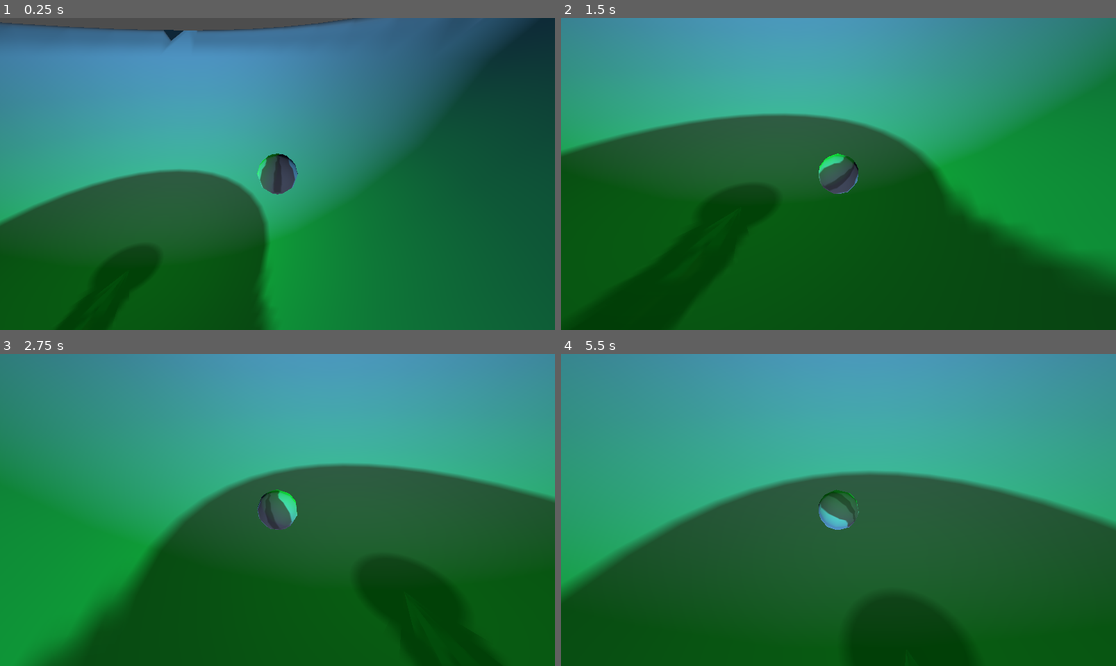
Above: before the commit, frames 1-4 (two rows, left to right).
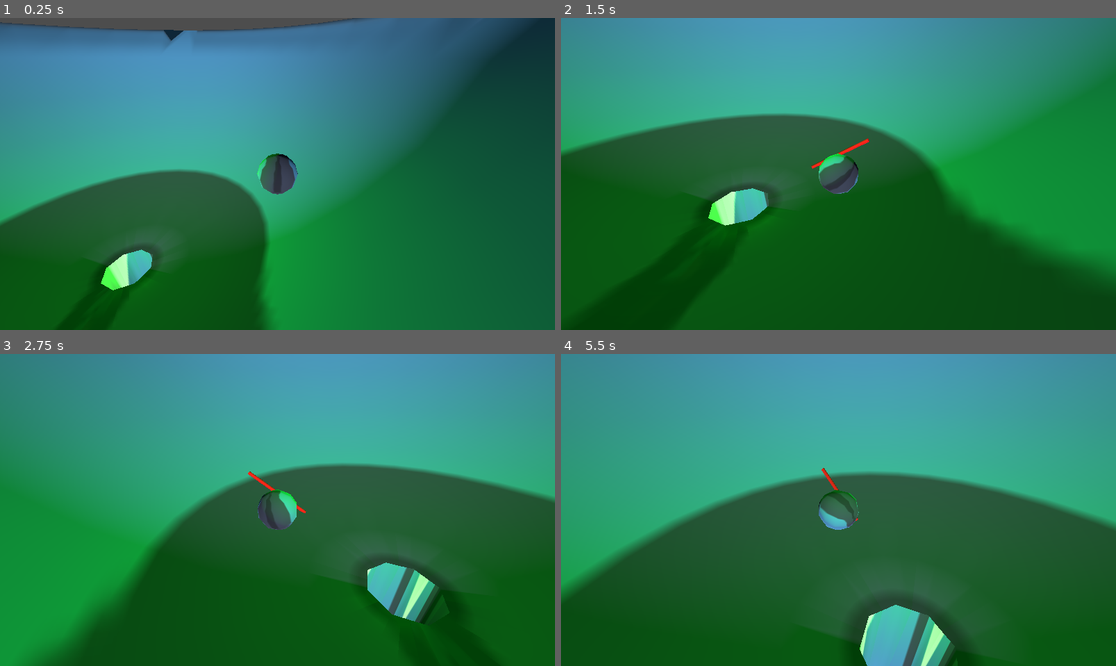
Above: after the commit, the same moments.

Repository: ZenithStar/ludum_dare_54
Game: Godot game, scene res://levels/test_level_3d.tscn
The game is run twice, just before and just after one commit, with the same random seed, the same clock (stepped at 60 frames per second) and the same inputs. The engine's default icon, where the game draws it, is replaced by a stand-in: a white triangle on a blue panel in a dark square.
Inputs (mouse positions are in pixels of both pictures, inside the frame that each line leads up to):
- Up to frame 1 (0.25 s): no input
- Up to frame 2 (1.5 s): move the mouse to (866, 174) at 0.52 s; hold W (move_forward) from 0.53 s (still down); move the mouse to (810, 174) at 1.27 s
- Up to frame 3 (2.75 s): keep holding W (move_forward); move the mouse to (288, 503) at 2.02 s
- Up to frame 4 (5.5 s): keep holding W (move_forward); move the mouse to (832, 516) at 2.77 s; move the mouse to (877, 513) at 3.52 s; move the mouse to (794, 506) at 4.27 s; move the mouse to (844, 510) at 5.02 s

The runs differ from the first frame. In frame 1, 1.1% of the frame differs, in the area x 18-31%, y 70-88%; in frame 2, 1.3%; in frame 3, 2.3%; in frame 4, 3.9%, in the area x 46-76%, y 36-100%.

Commit message:
Changing machines

Diff:
--- a/levels/test_level_3d.tscn
+++ b/levels/test_level_3d.tscn
@@ -13,6 +13,9 @@
 
 [sub_resource type="StandardMaterial3D" id="StandardMaterial3D_525wi"]
 albedo_texture = ExtResource("1_auorr")
+
+[sub_resource type="StandardMaterial3D" id="StandardMaterial3D_5gkg5"]
+albedo_color = Color(1, 0, 0, 1)
 
 [node name="Node3D" type="Node3D"]
 
@@ -42,8 +45,17 @@
 radial_segments = 32
 rings = 16
 
+[node name="CSGCylinder3D" type="CSGCylinder3D" parent="CSGCombiner3D"]
+transform = Transform3D(1, 0, 0, 0, 1, 0, 0, 0, 1, 0, -5, 0)
+operation = 2
+radius = 0.75
+height = 10.0
+
 [node name="RollingBall" type="RigidBody3D" parent="."]
 transform = Transform3D(1, 0, 0, 0, 1, 0, 0, 0, 1, 5, -1, 0)
+continuous_cd = true
+max_contacts_reported = 8
+contact_monitor = true
 script = ExtResource("1_4gqk1")
 force_factor = 100.0
 
@@ -61,3 +73,9 @@
 script = ExtResource("2_al3sy")
 
 [node name="Camera3D" type="Camera3D" parent="RollingBall/CameraJoint"]
+
+[node name="ForceVector" type="CSGCylinder3D" parent="RollingBall"]
+transform = Transform3D(1, 0, 0, 0, 1, 0, 0, 0, 1, 5, -1, 0)
+top_level = true
+radius = 0.05
+material = SubResource("StandardMaterial3D_5gkg5")
--- a/scripts/RollingBall.gd
+++ b/scripts/RollingBall.gd
@@ -1,8 +1,22 @@
 class_name RollingBall extends RigidBody3D
 
-@export var force_factor: float = 10.0
+@export var force_factor: float = 20.0
 
-func _physics_process(delta):
+var force_vector: Vector3 = Vector3.ZERO
+
+func _process(delta):
+	var force_vector_display = force_vector / force_factor * 2.0
+	$ForceVector.position = position + (force_vector_display / 2.0)
+	$ForceVector.height = force_vector_display.length()
+	$ForceVector.look_at(force_vector_display)
+
+func _integrate_forces(state):
+	var mean_normal = Vector3.ZERO
+	for x in state.get_contact_count():
+		mean_normal += state.get_contact_impulse(x)
+	mean_normal = mean_normal.normalized()
+	var force_plane = Plane(mean_normal)
 	var force_input = Input.get_vector("move_left", "move_right", "move_forward", "move_back").rotated(-$CameraJoint.rotation.y)
-
-	apply_central_force(Vector3(force_input.x, 0.0, force_input.y) * force_factor * delta)
+	var force_direction = force_plane.project(Vector3(force_input.x, 0.0, force_input.y)).normalized()
+	force_vector = force_direction * clamp(force_input.length(), 0.0, 1.0) * force_factor
+	apply_central_force(force_vector * state.get_step())
--- /dev/null
+++ b/scripts/Spawner.gd
@@ -0,0 +1,11 @@
+class_name Spawner extends Node3D
+
+const particle_class : PackedScene = preload("res://prefabs/particle_ball.tscn")
+# Called when the node enters the scene tree for the first time.
+func _ready():
+	pass # Replace with function body.
+
+
+# Called every frame. 'delta' is the elapsed time since the previous frame.
+func _process(delta):
+	pass
Not shown: 1 places in levels/test_level_3d.tscn that only renumber resources
